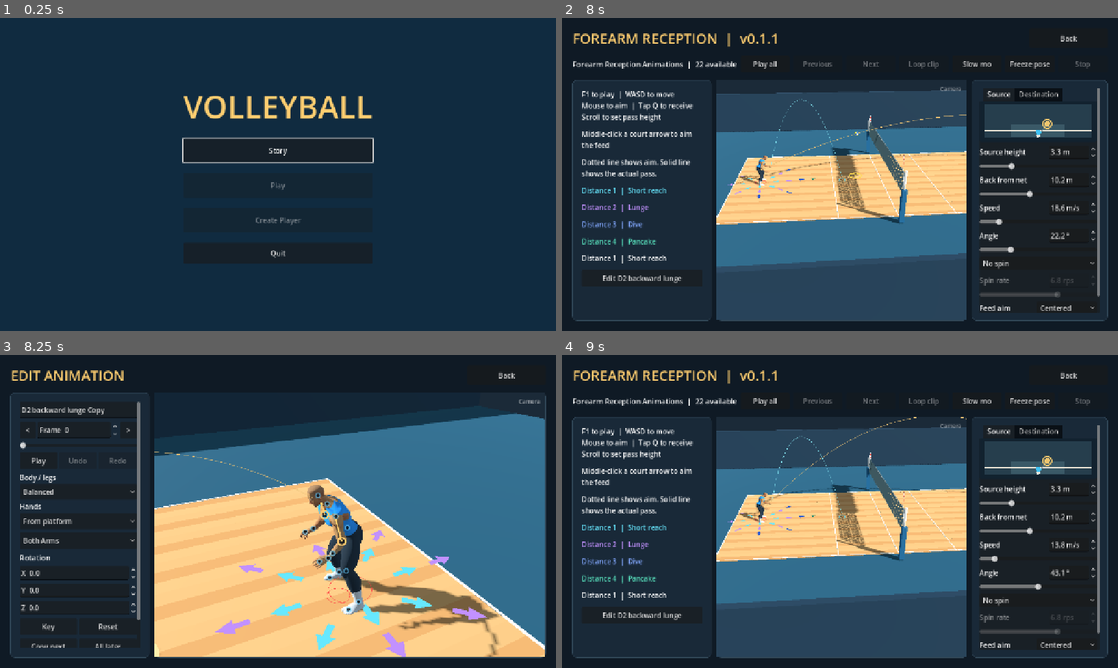
Above: before the commit, frames 1-4 (two rows, left to right).
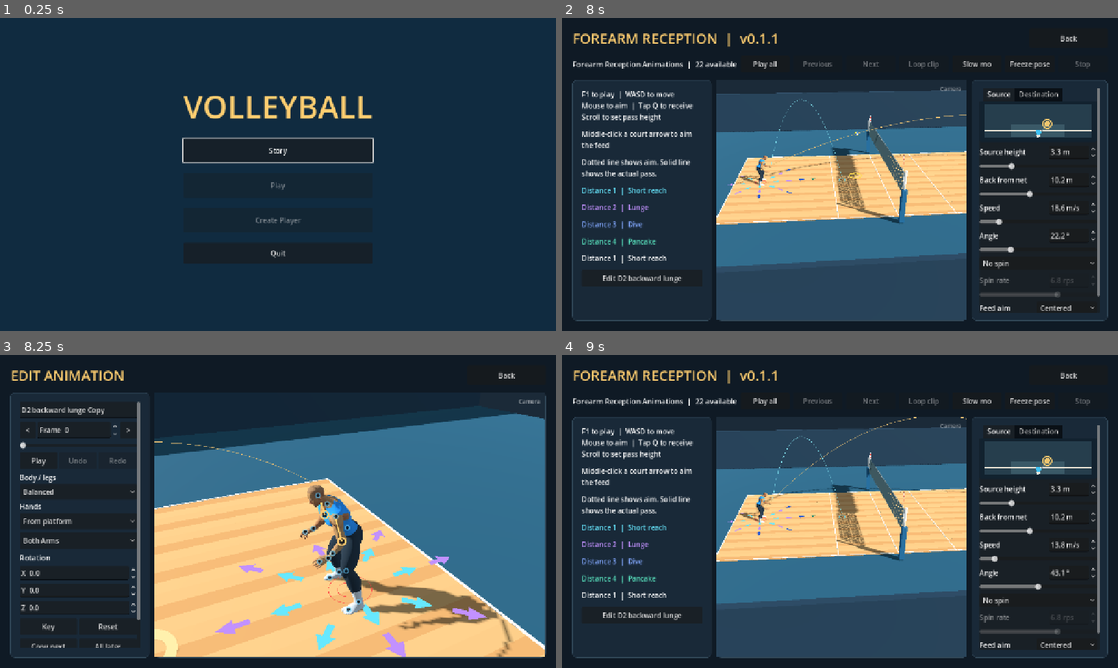
Above: after the commit, the same moments.

Repository: foreandr/volleyball
Game: Godot game, scene res://scenes/main.tscn
The game is run twice, just before and just after one commit, with the same random seed, the same clock (stepped at 60 frames per second) and the same inputs.
Inputs:
- Up to frame 1 (0.25 s): no input
- Up to frame 2 (8 s): click "Story" at 0.5 s; click "Back" at 1.25 s; click "Story" at 2 s; click "New" at 2.75 s; click "Back" at 3.5 s; click "New" at 4.25 s; click "Save" at 5 s; click "Back" at 5.75 s; click "Continue" at 6.5 s; click "Forearm reception" at 7.25 s
- Up to frame 3 (8.25 s): click "Edit D2 backward lunge" at 8 s
- Up to frame 4 (9 s): click "Back" at 8.75 s

Frames 1-2 are identical in both runs. In frame 3, 0.8% of the frame differs, in the area x 27-93%, y 27-97%; in frame 4, nothing differs.

Commit message:
Use the D1 back step as the editable D2 base

Diff:
--- a/scripts/attack_drill.gd
+++ b/scripts/attack_drill.gd
@@ -8,7 +8,7 @@
 const ATTACK_SERVE_SOURCE := Vector3(3.05,2.8,8.5)
 const CPU_HOME := Vector3(-0.55,0.04,1.15)
 const PIN_HEIGHT := 2.75
-const SET_APEX := 4.5
+const SET_APEX := 9.0
 
 enum Stage { SERVE, PASS, SET, CAUGHT, MISS }
 var stage := Stage.SERVE
--- a/scripts/story_animations.gd
+++ b/scripts/story_animations.gd
@@ -6,7 +6,7 @@
 const Flight = preload("res://scripts/pass_flight.gd")
 const SideKneeSlide = preload("res://scripts/side_knee_slide.gd")
 const ForwardDive = preload("res://scripts/forward_reception_dive.gd")
-const BACKWARD_EDIT_ID := "d2_backward_starter"
+const BACKWARD_EDIT_ID := "d2_backward_from_d1"
 const Catalog = preload("res://scripts/volleyball_animations.gd")
 const MOVE_TYPES := {
 	"Forearm reception":["Forearm"],
@@ -848,40 +848,29 @@
 	get_tree().change_scene_to_file("res://scenes/animation_editor.tscn")
 
 func bake_backward_starter() -> Animation:
-	var start := Vector3(0.0,0.04,-3.4)
-	var target := start-Vector3.BACK*0.28
-	var contact := 29.0/60.0
-	var step_end := 0.25
+	reception_review.toggle_play()
+	reception_review.load_case(reception_review.SHORT_BACK)
 	var actor := preview_player
-	player_controls.set_active(false)
-	player_controls.clear_receive_transition()
-	actor.position = start
-	actor.rotation.y = 0.0
-	actor.model.rotation.y = 0.0
-	actor.animator.play("custom_preview/clip",0)
-	actor.animator.seek(0.0,true)
-	var ready: Array[Transform3D] = player_controls.snapshot_receive_pose()
-	var step_pose := ready.duplicate()
+	var start := actor.position
 	var rig: Skeleton3D = actor.skeleton
+	var start_inverse := rig.global_transform.affine_inverse()
+	var chest := rig.find_bone("spine_03")
+	var contact: float = reception_review.FEED_TIME
+	var contact_point := [Vector3.ZERO]
 	var sample := func(time: float) -> Array[Transform3D]:
-		var pose: Array[Transform3D] = ready.duplicate()
-		if time > 0.0 and time <= step_end:
-			player_controls.move_cpu_toward(target-actor.position,1.0/60.0,false)
-			pose = player_controls.snapshot_receive_pose()
-			step_pose.assign(pose)
-		elif time > step_end:
-			var settle := smoothstep(step_end,0.40,time)
-			for bone in pose.size(): pose[bone] = step_pose[bone].interpolate_with(ready[bone],settle)
-		var root_pose := pose[0]
-		root_pose.origin += rig.global_basis.inverse()*(actor.position-start)
-		pose[0] = root_pose
+		if time > 0.0: reception_review.step(1.0/60.0)
+		if is_equal_approx(time,contact):
+			contact_point[0] = rig.to_global(rig.get_bone_global_pose(chest).origin)+Vector3(0.0,0.12,0.24)
+		var pose: Array[Transform3D] = player_controls.snapshot_receive_pose()
+		# Preserve the D1 shuffle's root travel and facing in the editor timeline.
+		pose[0] = start_inverse*rig.global_transform*pose[0]
 		return pose
-	var clip: Animation = actor.get_pose_author().bake({"name":"D2 backward lunge","duration":1.0,"contact_time":contact},sample)
-	var chest := rig.find_bone("spine_03")
-	var aim := rig.to_global(rig.get_bone_global_pose(chest).origin)+Vector3(0.0,0.12,0.24)
+	var clip: Animation = actor.get_pose_author().bake({"name":"D2 backward lunge","duration":1.4,"contact_time":contact},sample)
+	reception_review.stop(false)
 	var incoming := Vector3(0.0,-4.6,-5.0)
 	var acceleration := Vector3.DOWN*Flight.GRAVITY
 	var duration := 0.55
+	var aim: Vector3 = contact_point[0]
 	clip.set_meta("editor_start",start)
 	clip.set_meta("editor_feed",{"aim":aim,"incoming":incoming,"acceleration":acceleration,"duration":duration,
 		"start":aim-incoming*duration+acceleration*0.5*duration*duration,"side":Vector3.RIGHT,"valid":true,"require_platform":true})
